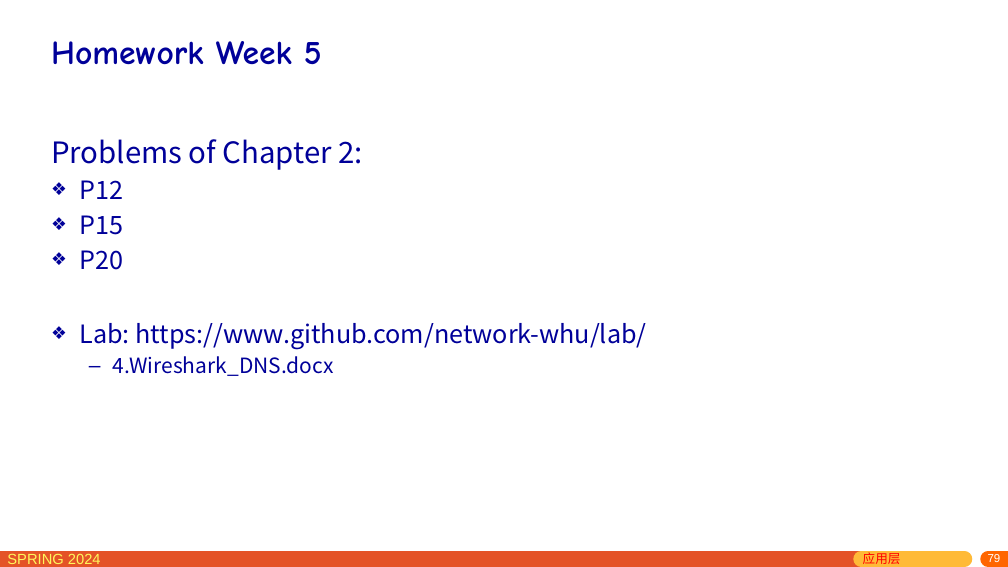
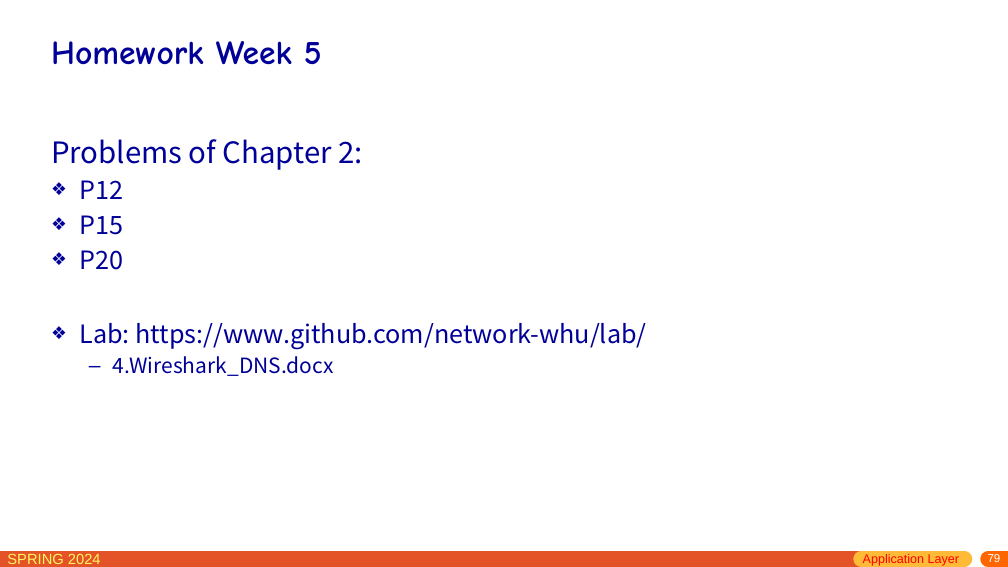
Before and after one commit to network-whu/slides, a slide deck: slide 79 of pptx/chapter2.pptx. Drawn at 1008x567 pixels with LibreOffice and Linux fonts; fonts in the diff are those of the drawing. Boxes give left, top, right and bottom in pixels: in the first picture for what was removed or moved away, otherwise in the second. Text is boxed around its words. In the diff, an @@ line names an element or a change of style, - is before the commit and + after.

Commit message:
week 6

```diff
--- a/pptx/chapter2.pptx
+++ b/pptx/chapter2.pptx
@@ text at (x1=863, y1=554, x2=959, y2=566): text changed @@
-应用层
+Application Layer
```
Also in this commit, not shown: 15 other slides changed, 1 other file.
